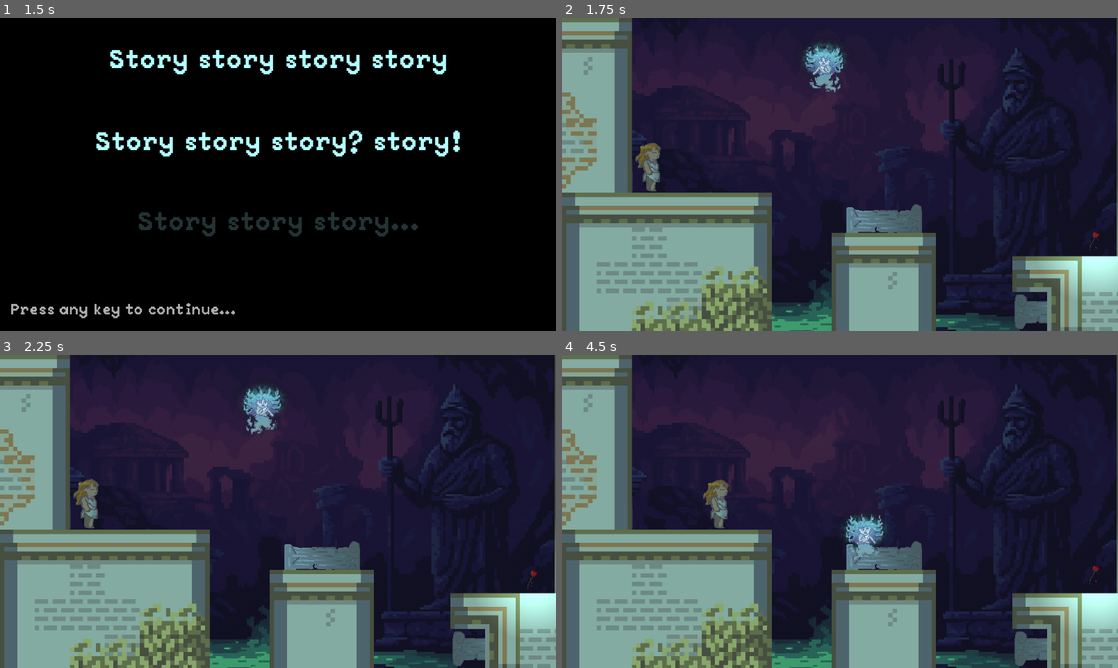
Above: before the commit, frames 1-4 (two rows, left to right).
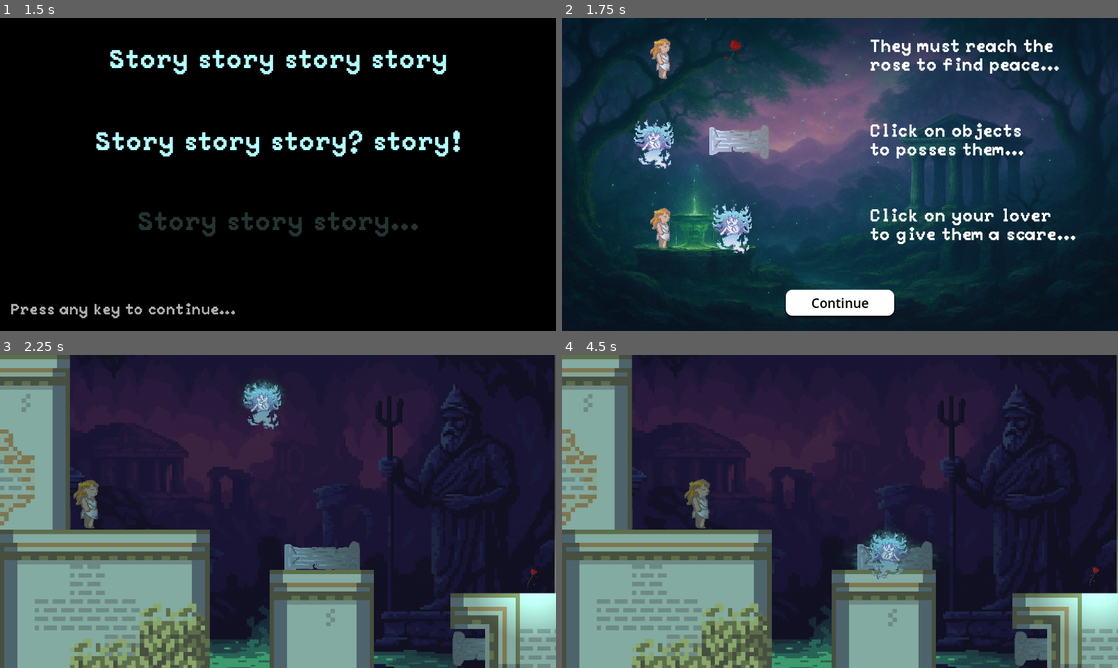
Above: after the commit, the same moments.

Repository: sammo4gun/jamsterdam
Game: Godot game, scene res://Scenes/main_menu.tscn
The game is run twice, just before and just after one commit, with the same random seed, the same clock (stepped at 60 frames per second) and the same inputs. The engine's default icon, where the game draws it, is replaced by a stand-in: a white triangle on a blue panel in a dark square.
Inputs (mouse positions are in pixels of both pictures, inside the frame that each line leads up to):
- Up to frame 1 (1.5 s): click "Start Game" at 0.5 s; tap Enter at 1.25 s; move the mouse to (400, 158) at 1.27 s; hold Right (right) from 1.28 s (still down); click (400, 158) at 1.42 s
- Up to frame 2 (1.75 s): keep holding Right (right); tap W (up) at 1.52 s
- Up to frame 3 (2.25 s): release Right (right) at 2 s; click (278, 639) at 2 s, where only the run after the commit has a clickable "Continue"
- Up to frame 4 (4.5 s): move the mouse to (812, 508) at 2.77 s; hold Right (right) 2.78-3.53 s; click (812, 508) at 2.92 s; tap W (up) at 3.02 s; move the mouse to (884, 558) at 3.52 s; hold A (left) 3.53-4.28 s; click (884, 558) at 3.67 s; move the mouse to (1051, 649) at 4.27 s; hold Right (right) from 4.28 s (still down); click (1051, 649) at 4.42 s

Frame 1 is identical in both runs. In frame 2, 80% of the frame differs, in the area x 0-100%, y 0-100%; in frame 3, 0.8%; in frame 4, 2.6%.

Commit message:
Added tutorial to intro screen

Diff:
--- /dev/null
+++ b/Scenes/intro_tutorial.tscn
@@ -0,0 +1,32 @@
+[gd_scene load_steps=5 format=3 uid="uid://dsh82rgw73v4j"]
+
+[ext_resource type="Script" uid="uid://cpoyc8kpp2lna" path="res://Scripts/intro_tutorial.gd" id="1_s2cda"]
+[ext_resource type="Texture2D" uid="uid://povxtku8nxul" path="res://Assets/backgroundpotential.png" id="2_1ndoa"]
+[ext_resource type="PackedScene" uid="uid://bn2rde0a3fsvk" path="res://Scenes/tutorial_screen.tscn" id="3_qgdnl"]
+[ext_resource type="AudioStream" uid="uid://bqye7nkil4qjd" path="res://Assets/Music/Backstory read.mp3" id="4_1ndoa"]
+
+[node name="IntroTutorial" type="Control"]
+layout_mode = 3
+anchors_preset = 15
+anchor_right = 1.0
+anchor_bottom = 1.0
+grow_horizontal = 2
+grow_vertical = 2
+script = ExtResource("1_s2cda")
+
+[node name="TextureRect" type="TextureRect" parent="."]
+z_index = -1
+layout_mode = 0
+offset_right = 1280.0
+offset_bottom = 720.0
+texture = ExtResource("2_1ndoa")
+expand_mode = 3
+
+[node name="Tutorial" parent="." instance=ExtResource("3_qgdnl")]
+layout_mode = 1
+
+[node name="MusicPlayer" type="AudioStreamPlayer" parent="."]
+stream = ExtResource("4_1ndoa")
+autoplay = true
+bus = &"Music"
+parameters/looping = false
--- a/Scenes/main_menu.tscn
+++ b/Scenes/main_menu.tscn
@@ -111,8 +111,12 @@
 visible = false
 layout_mode = 0
 anchors_preset = 0
+anchor_right = 0.0
+anchor_bottom = 0.0
 offset_right = 1280.0
 offset_bottom = 720.0
+grow_horizontal = 1
+grow_vertical = 1
 
 [node name="MusicPlayer" type="AudioStreamPlayer" parent="."]
 stream = ExtResource("9_trj04")
--- a/Scripts/intro_screen.gd
+++ b/Scripts/intro_screen.gd
@@ -29,7 +29,7 @@
 			labels[i].modulate[3] = min(1, labels[i].modulate[3]+delta)
 
 func start_game():
-	var new_scene = load("res://Scenes/Levels/level1.tscn")  # Replace with your scene path
+	var new_scene = load("res://Scenes/intro_tutorial.tscn")  # Replace with your scene path
 	get_tree().change_scene_to_packed(new_scene)
 
 func _input(event):
--- /dev/null
+++ b/Scripts/intro_tutorial.gd
@@ -0,0 +1,9 @@
+extends Control
+
+
+func _ready():
+	$Tutorial.continue_pressed.connect(_on_continue_pressed)
+
+func _on_continue_pressed():
+	var new_scene = load("res://Scenes/Levels/level1.tscn")  # Replace with your scene path
+	get_tree().change_scene_to_packed(new_scene)
Not shown, added: Scripts/intro_tutorial.gd.uid
